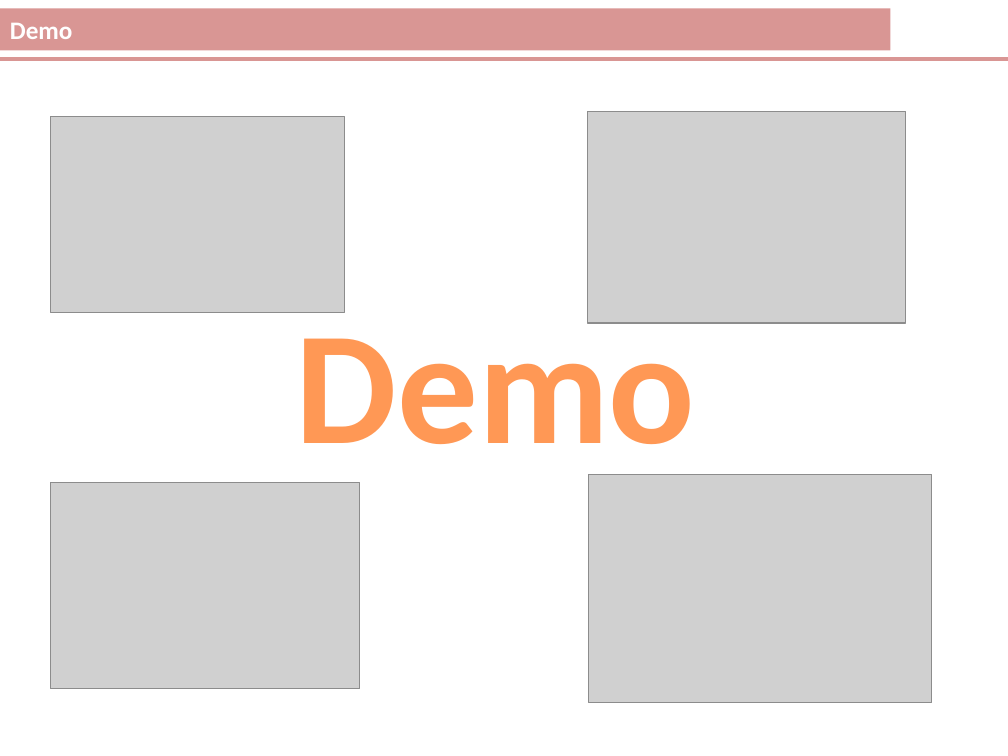
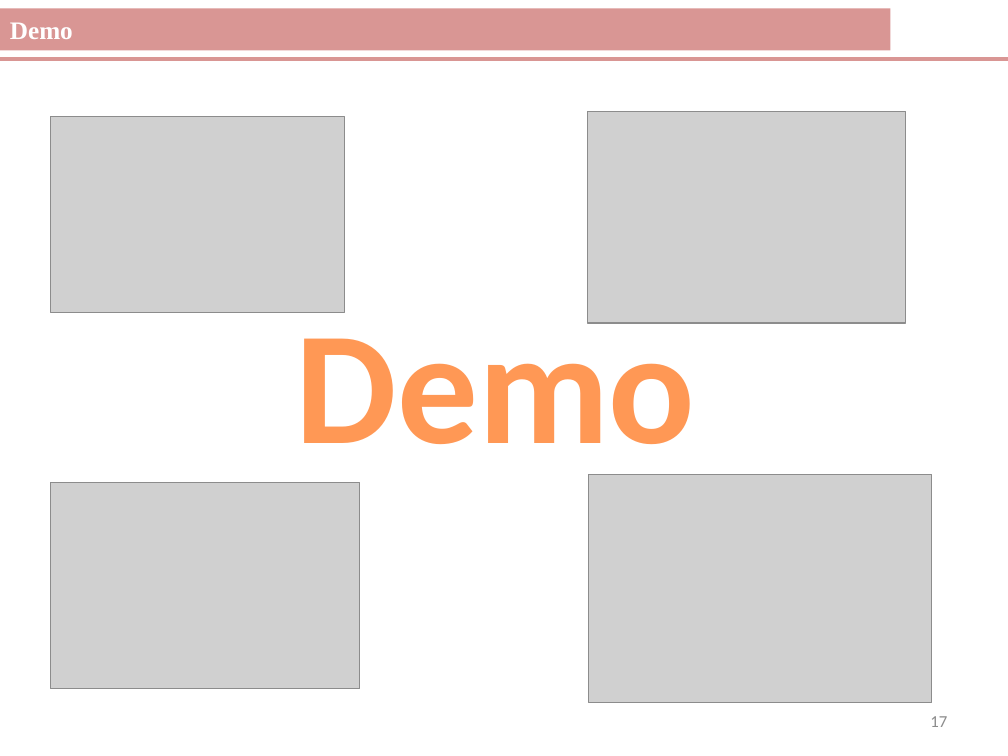
Before and after one commit to vniu/sign-traffic-recognition, a slide deck: slide 17 of doc/LuanVan.pptx (slide 14 before the commit). Drawn at 1008x756 pixels with LibreOffice and Linux fonts; fonts in the diff are those of the drawing; grey boxes stand for pictures. Boxes give left, top, right and bottom in pixels: in the first picture for what was removed or moved away, otherwise in the second. Text is boxed around its words. In the diff, an @@ line names an element or a change of style, - is before the commit and + after.

```diff
--- a/doc/LuanVan.pptx
+++ b/doc/LuanVan.pptx
@@ rectangle "Demo" at <box>0,8,890,50</box>: font Calibri to Times New Roman @@
@@ page number added at <box>930,716,947,727</box>, 12 pt, text #8C8C8C @@
+17
```
Also in this commit, not shown: 14 other slides changed, 4 slides added, 1 other file.
